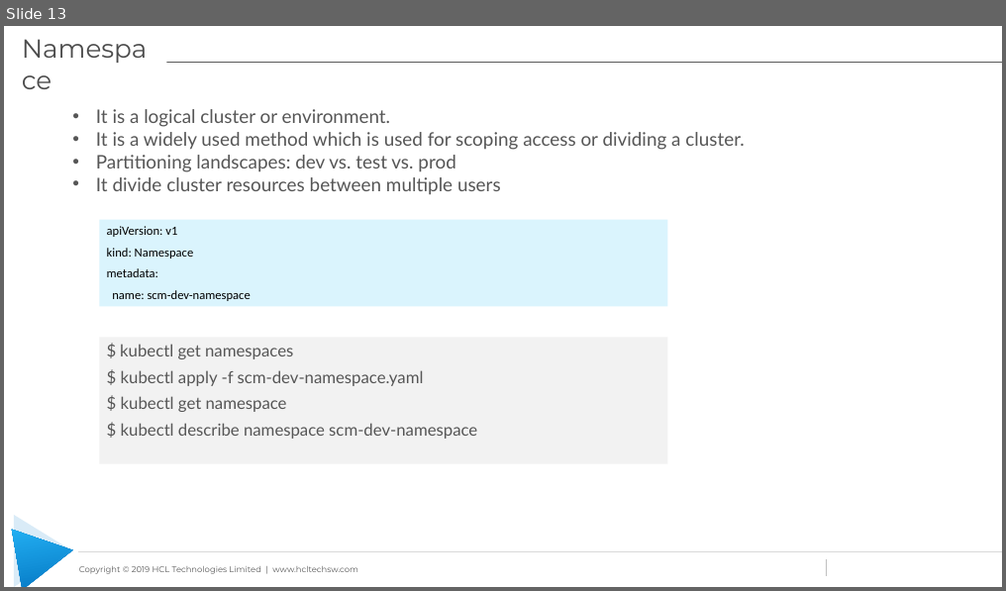
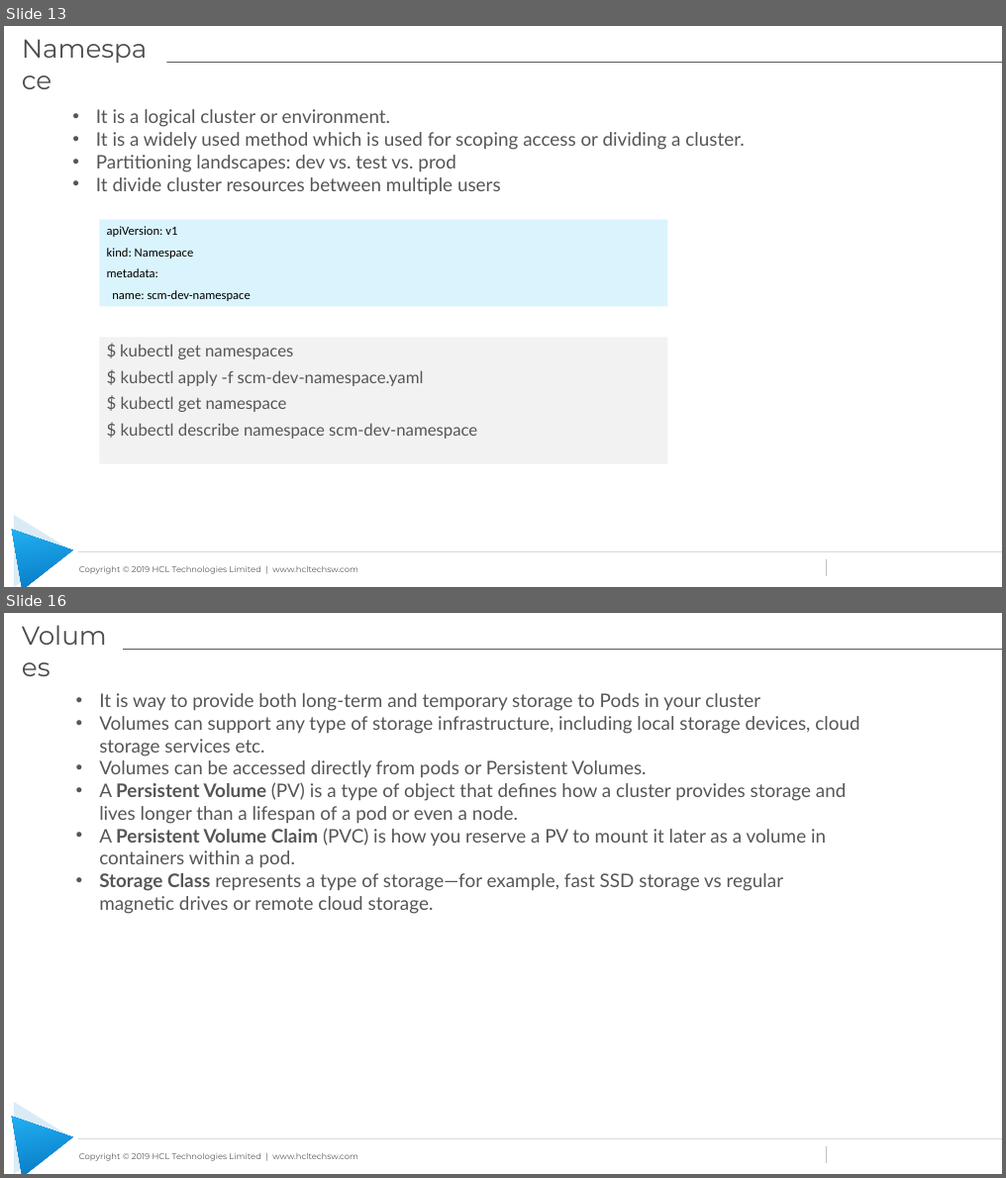
Before and after one commit to learning-zone/docker-and-kubernetes-basics, a slide deck: kubernetes-workshop-files/Kubernetes_Workshop.pptx. Shown one above the other, each under a label of ours: slide 13 before the commit, slides 13 and 16 after it; the slides between them are not shown. The pictures are 1006x591 and 1006x1178 pixels, drawn with LibreOffice and Linux fonts; fonts in the diff are those of the drawing; background and template pictures are left out. Boxes give left, top, right and bottom in pixels: in the first picture for what was removed or moved away, otherwise in the second. Text is boxed around its words. In the diff, an @@ line names an element or a change of style, - is before the commit and + after.

```diff
--- a/kubernetes-workshop-files/Kubernetes_Workshop.pptx
+++ b/kubernetes-workshop-files/Kubernetes_Workshop.pptx
@@ slide 16 added at (x1=4, y1=613, x2=1002, y2=1174), background #FFFFFF; not listed: 6 template elements that a slide beside it also shows @@
@@ text added at (x1=99, y1=693, x2=859, y2=914), 18 pt, text #565656 @@
+• It is way to provide both long-term and temporary storage to Pods in your cluster
+• Volumes can support any type of storage infrastructure, including local storage devices, cloud storage services etc.
+• Volumes can be accessed directly from pods or Persistent Volumes.
+• A Persistent Volume (PV) is a type of object that defines how a cluster provides storage and lives longer than a lifespan of a pod or even a node.
+• A Persistent Volume Claim (PVC) is how you reserve a PV to mount it later as a volume in containers within a pod.
+• Storage Class represents a type of storage—for example, fast SSD storage vs regular magnetic drives or remote cloud storage.
@@ title added at (x1=99, y1=716, x2=169, y2=730), 25 pt, text #4B4B4B @@
+Volumes
```
Also in this commit, not shown: 2 slides changed, 3 other slides added, 1 slide removed.
